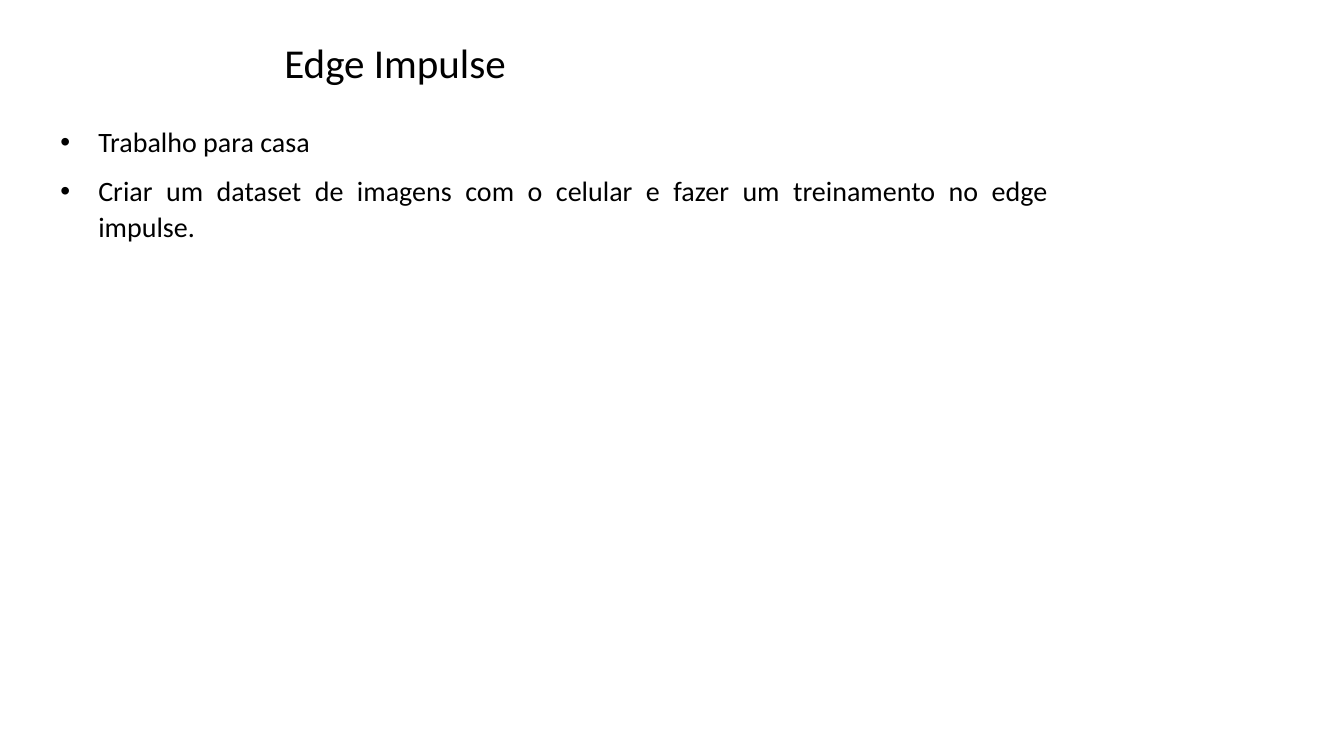
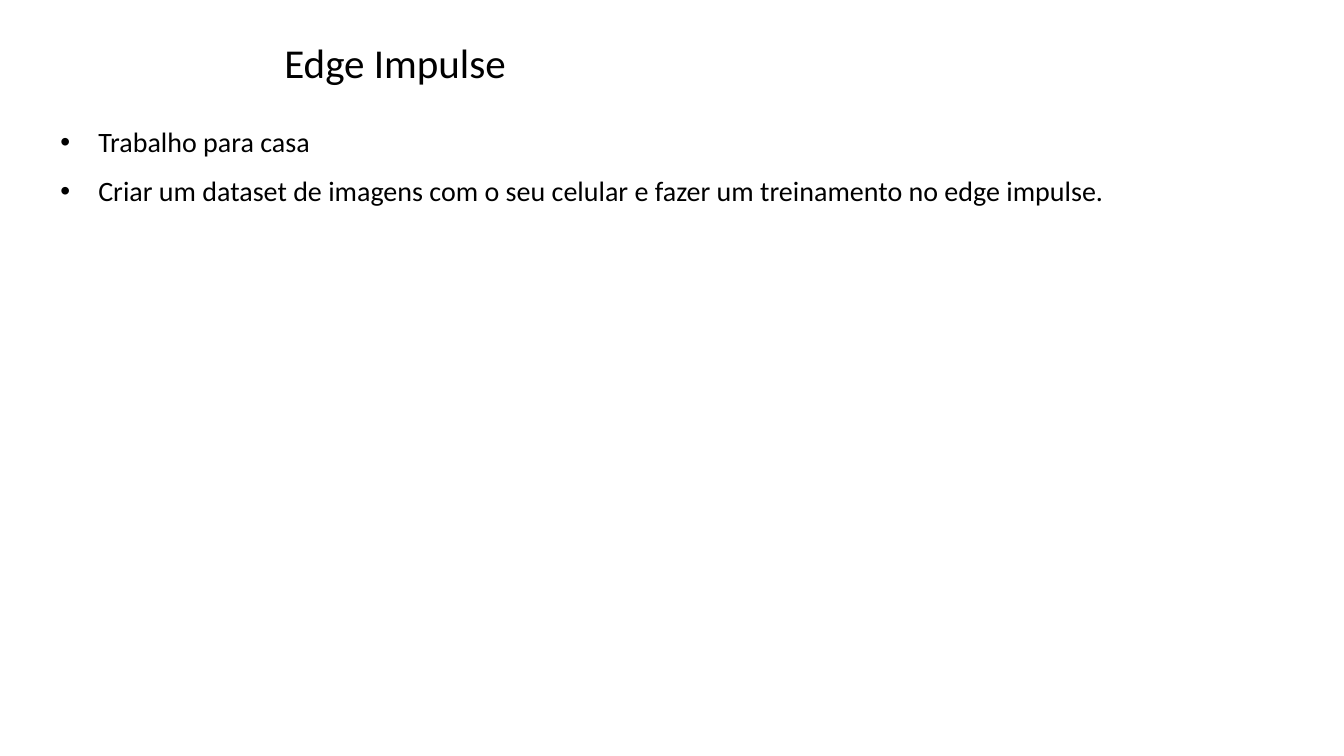
Before and after one commit to zz4fap/tp557-iot-ml, a slide deck: slide 72 of slides/TP557_14_introducao_tensorflowlite.pptx. Drawn at 1344x756 pixels with LibreOffice and Linux fonts; fonts in the diff are those of the drawing; background and template pictures are left out. Boxes give left, top, right and bottom in pixels: in the first picture for what was removed or moved away, otherwise in the second. Text is boxed around its words. In the diff, an @@ line names an element or a change of style, - is before the commit and + after.

```diff
--- a/slides/TP557_14_introducao_tensorflowlite.pptx
+++ b/slides/TP557_14_introducao_tensorflowlite.pptx
@@ text at box(98, 181, 1103, 206): text changed @@
-• Criar um dataset de imagens com o celular e fazer um treinamento no edge impulse.
+• Criar um dataset de imagens com o seu celular e fazer um treinamento no edge impulse.
```
Also in this commit, not shown: 26 other slides changed.
